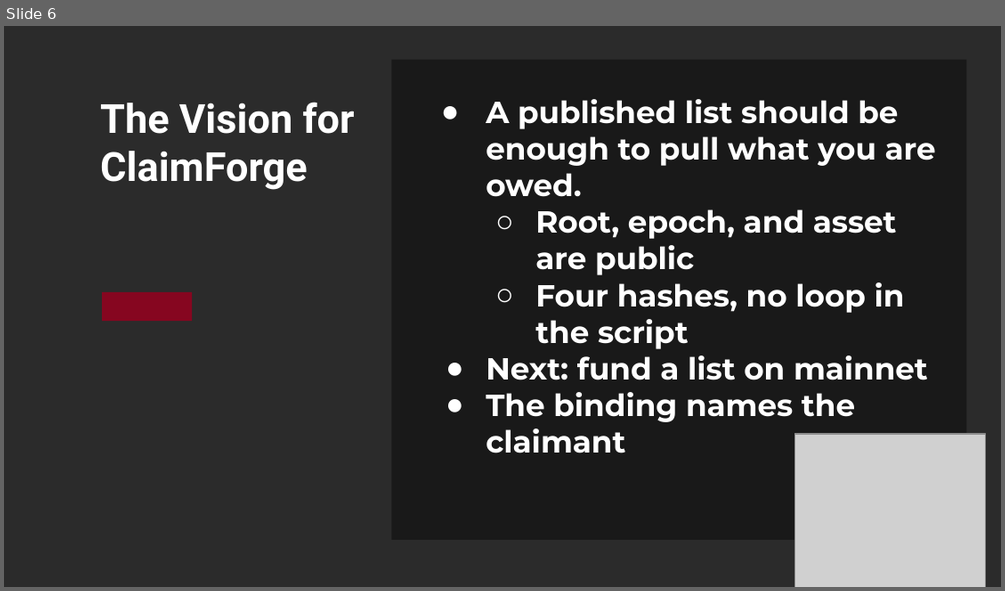
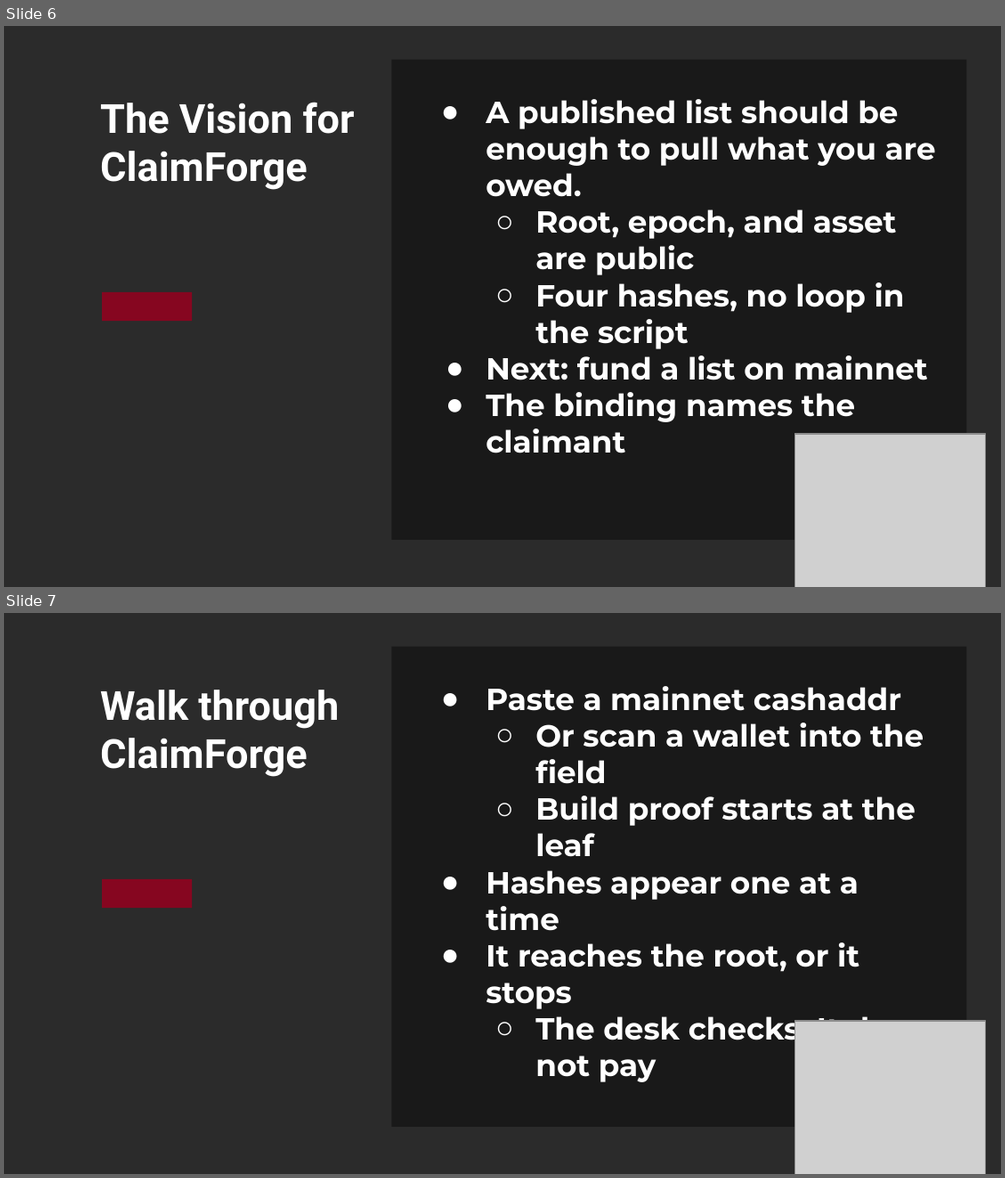
Before and after one commit to Utitofon-Udoekong/claimforge, a slide deck: BLAZE-2026-ClaimForge.pptx. Shown one above the other, each under a label of ours: slide 6 before the commit, slides 6 and 7 after it. The pictures are 1005x591 and 1005x1178 pixels, drawn with LibreOffice and Linux fonts; fonts in the diff are those of the drawing; grey boxes stand for pictures; background and template pictures are left out; a plain dark background stands for a picture behind light text. Boxes give left, top, right and bottom in pixels: in the first picture for what was removed or moved away, otherwise in the second. Text is boxed around its words. In the diff, an @@ line names an element or a change of style, - is before the commit and + after.

Commit message:
feat: fold a Merkle proof in the desk and compile identity before deploy
A wallet can fill the cashaddr, the proof walks one hash at a time, and the Vercel build compiles @bchblaze/identity first.

```diff
--- a/BLAZE-2026-ClaimForge.pptx
+++ b/BLAZE-2026-ClaimForge.pptx
@@ slide 7 added at bbox=[4, 613, 1001, 1174], background picture (left out) @@
@@ rectangle added at bbox=[392, 647, 967, 1127], fill #000000 at 41% opacity @@
@@ text added at bbox=[100, 690, 339, 777], 29 pt, text #FFFFFF, bold @@
+Walk through
+ClaimForge
@@ text added at bbox=[485, 686, 925, 1082], 22 pt, text #FFFFFF, bold @@
+● Paste a mainnet cashaddr
+  ○ Or scan a wallet into the field
+  ○ Build proof starts at the leaf
+● Hashes appear one at a time
+● It reaches the root, or it stops
+  ○ The desk checks. It does not pay
@@ rectangle added at bbox=[102, 879, 192, 908], fill #860620 @@
@@ picture added at bbox=[794, 1021, 985, 1174] @@
```
Also in this commit, not shown: 1 slide changed, 1 other slide added, 9 other files.
